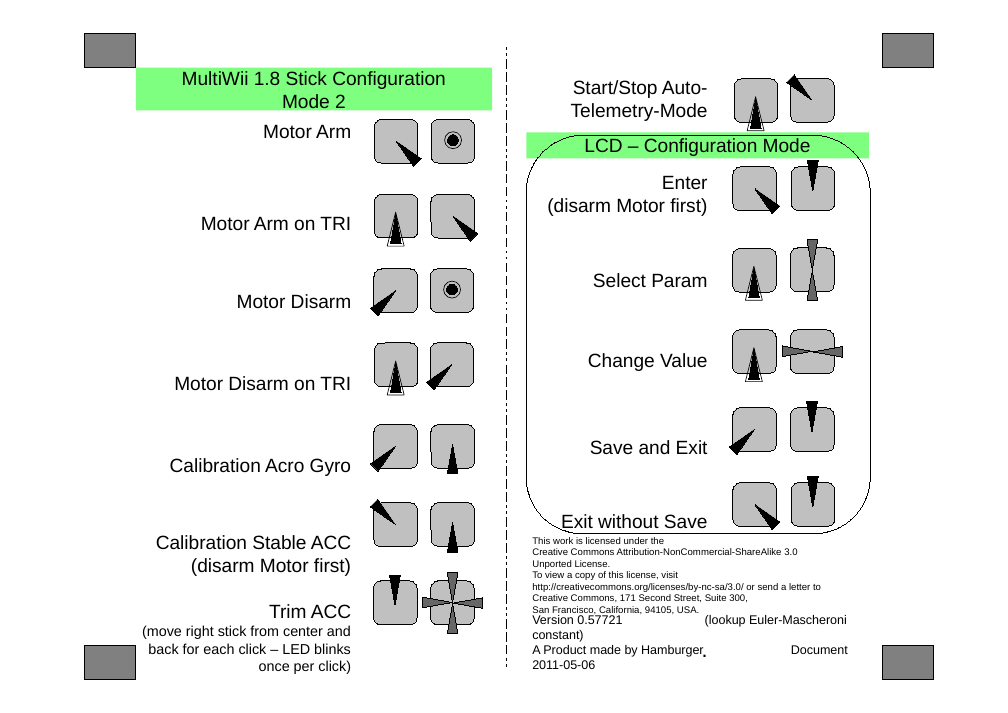
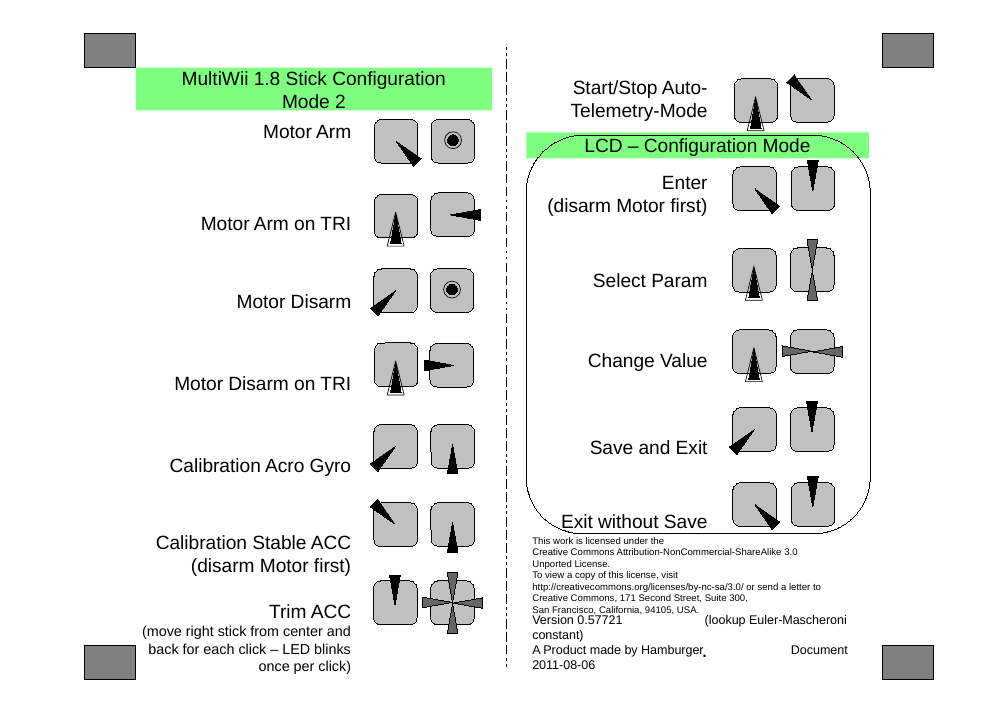
Before and after one commit to me-no-dev/multiwii, a slide deck: slide 1 of branches/Hamburger/MultiWii-StickConfiguration-18_v0-57721.odp. Drawn at 1008x713 pixels with LibreOffice and Linux fonts; fonts in the diff are those of the drawing. Boxes give left, top, right and bottom in pixels: in the first picture for what was removed or moved away, otherwise in the second. Text is boxed around its words. In the diff, an @@ line names an element or a change of style, - is before the commit and + after.

Commit message:
fixed mode 1

```diff
--- a/branches/Hamburger/MultiWii-StickConfiguration-18_v0-57721.odp
+++ b/branches/Hamburger/MultiWii-StickConfiguration-18_v0-57721.odp
@@ freeform shape removed at (431,194,475,238) @@
@@ rounded rectangle added at (431,192,475,236), fill #C0C0C0, outline #000000 0 pt @@
@@ triangle at (451,210,480,220): rotation 315 to 270 degrees @@
@@ freeform shape removed at (430,343,474,387) @@
@@ rounded rectangle added at (430,343,474,387), fill #C0C0C0, outline #000000 0 pt @@
@@ triangle at (424,360,454,371): mirrored; rotation 45 to 270 degrees @@
@@ text at (532,645,848,669): text changed @@
-A Product made by Hamburger Document 2011-05-06
+A Product made by Hamburger Document 2011-08-06
```
Also in this commit, not shown: 2 other slides changed, 1 other file.
